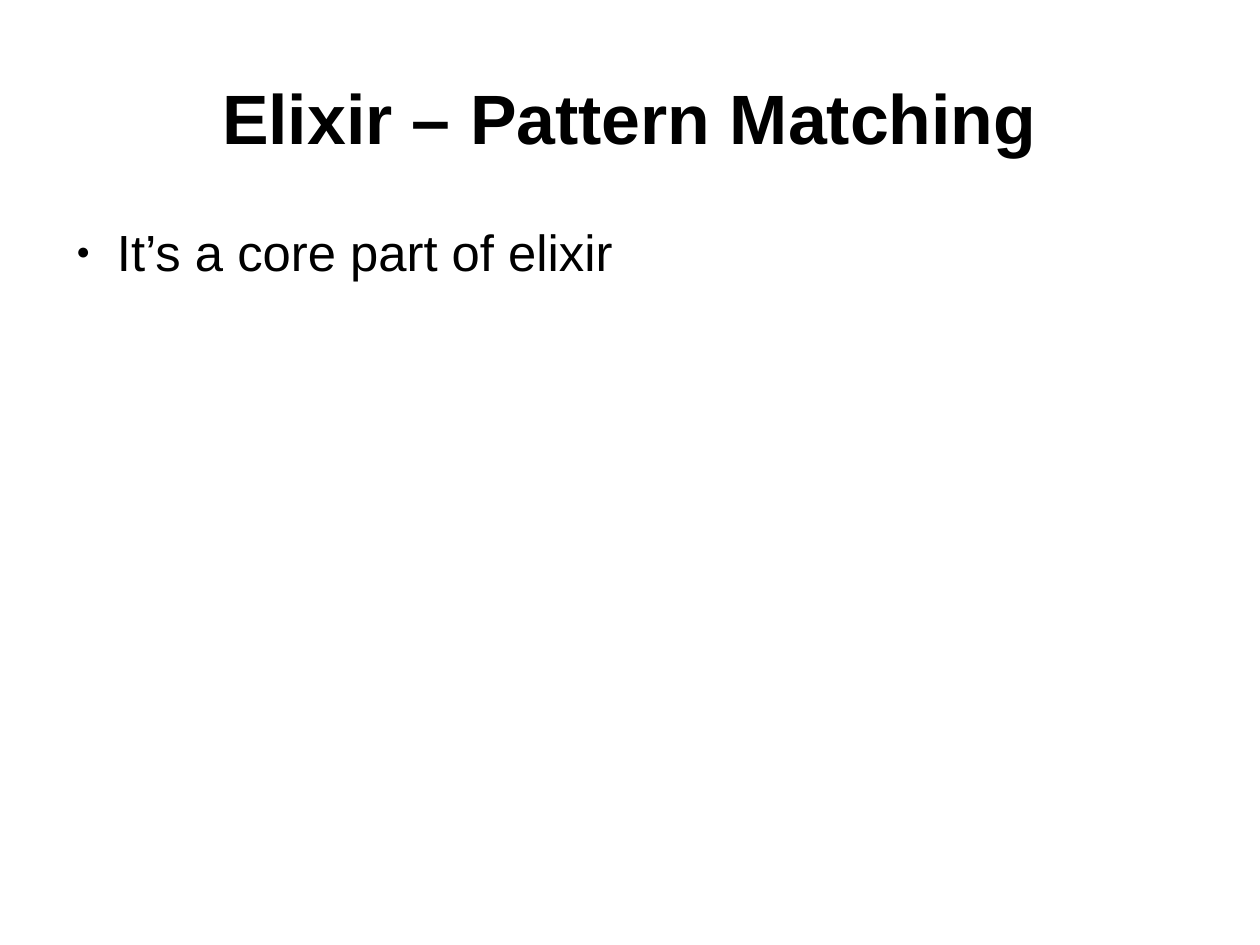
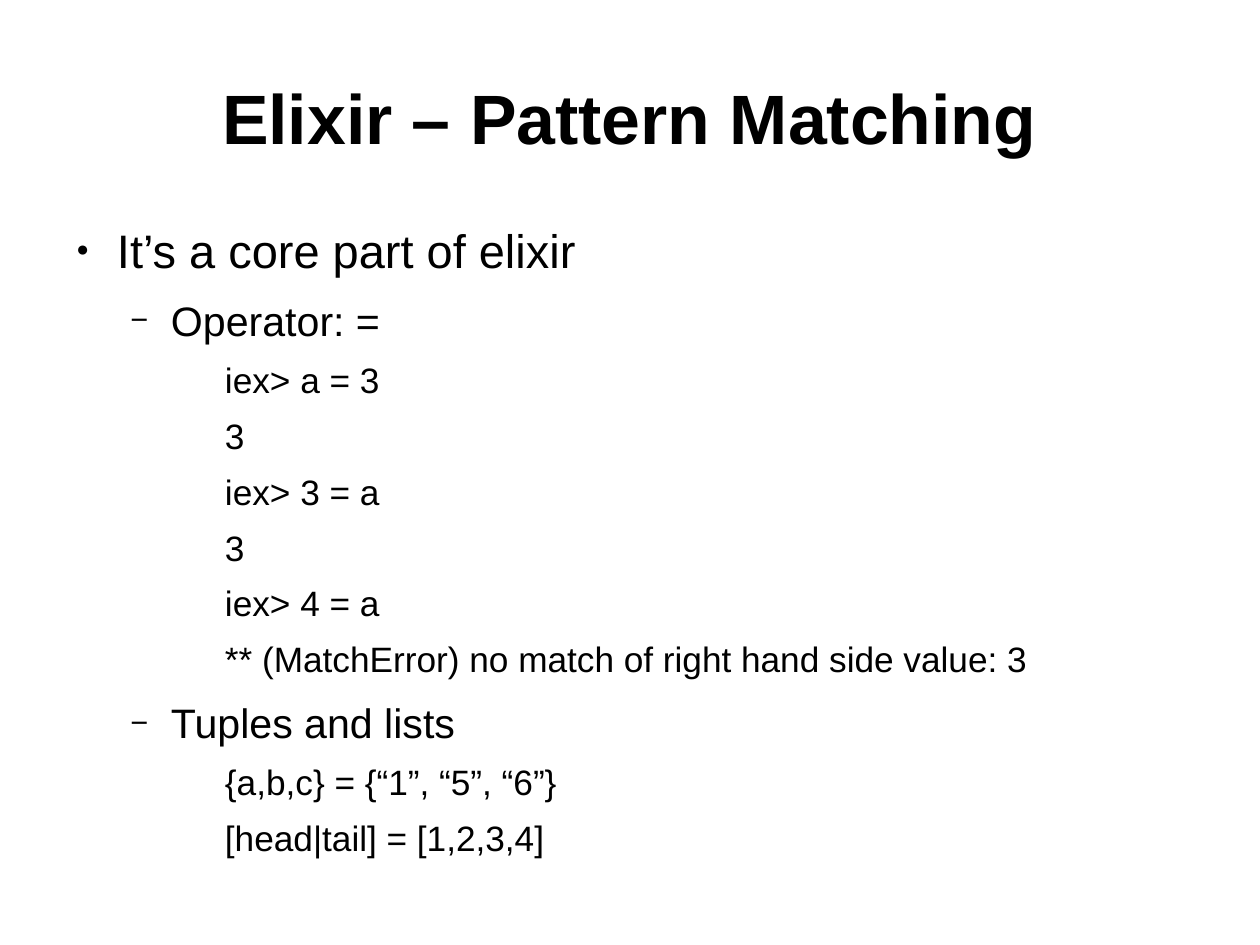
Before and after one commit to ramortegui/talks, a slide deck: slide 6 of elixir-basics.odp. Drawn at 1260x945 pixels with LibreOffice and Linux fonts; fonts in the diff are those of the drawing. Boxes give left, top, right and bottom in pixels: in the first picture for what was removed or moved away, otherwise in the second. Text is boxed around its words. In the diff, an @@ line names an element or a change of style, - is before the commit and + after.

Commit message:
Update Pattern matching section.

```diff
--- a/elixir-basics.odp
+++ b/elixir-basics.odp
@@ text at (x1=117, y1=234, x2=576, y2=277): size 32 to 29.6 pt in "It’s a core part of elixir" @@
@@ text at (x1=171, y1=307, x2=1027, y2=858): paragraphs added @@
+  − Operator: =
+    iex> a = 3
+    3
+    iex> 3 = a
+    3
+    iex> 4 = a
+    ** (MatchError) no match of right hand side value: 3
+  − Tuples and lists
+    {a,b,c} = {“1”, “5”, “6”}
+    [head|tail] = [1,2,3,4]
```
